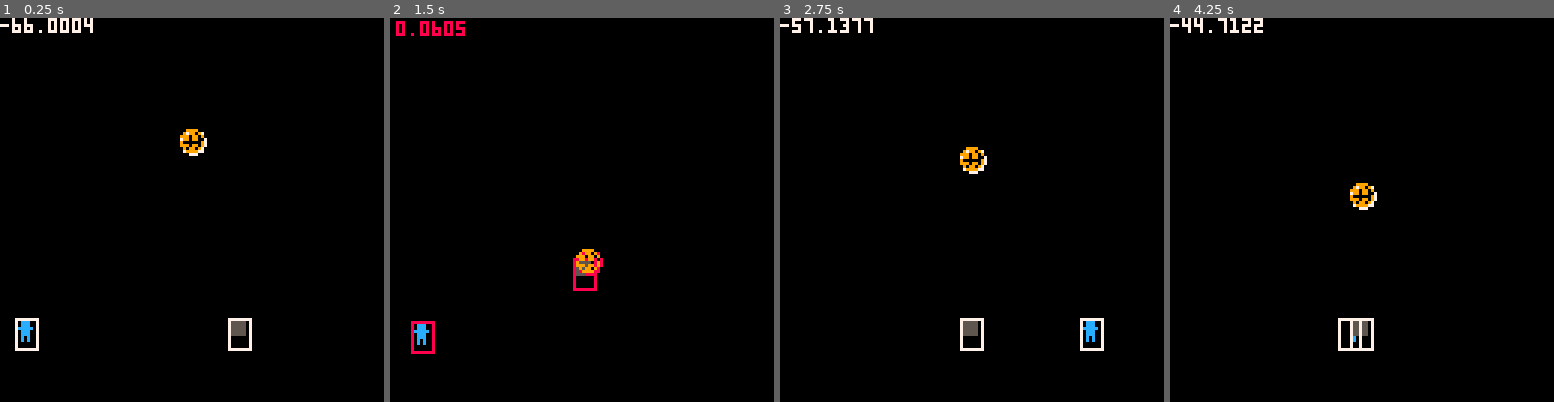
Above: before the commit, frames 1-4 (left to right).
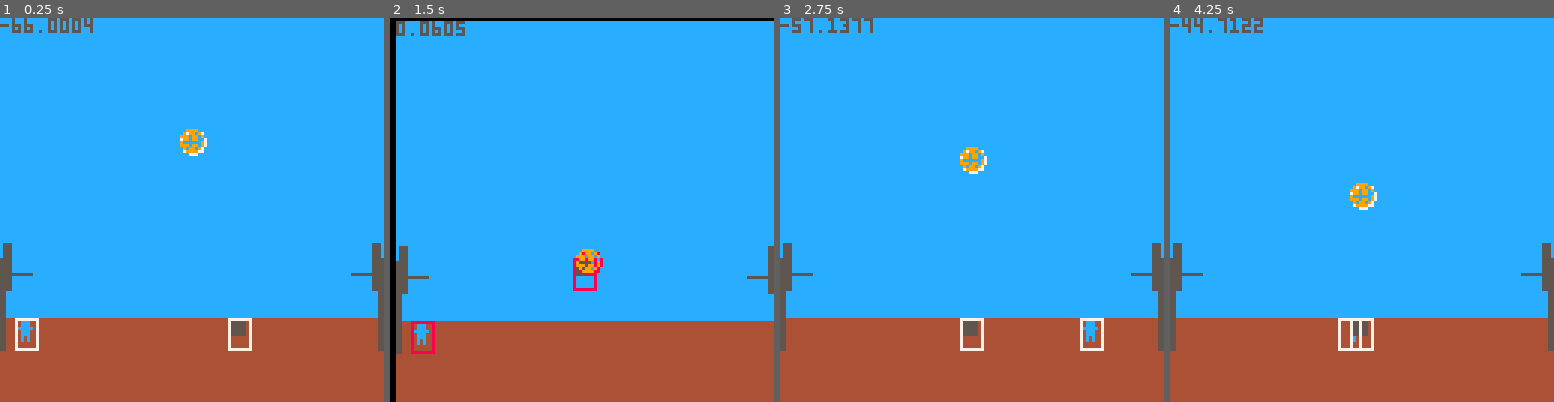
Above: after the commit, the same moments.

Repository: thoughtlesslabs/rejected
Game: PICO-8 cartridge rejected.p8
The game is run twice, just before and just after one commit, with the same random seed, the same clock (stepped at 60 frames per second) and the same inputs.
Inputs:
- Up to frame 1 (0.25 s): no input
- Up to frame 2 (1.5 s): no input
- Up to frame 3 (2.75 s): hold Right 1.6-2.1 s; hold Up 2.15-2.42 s; hold Right from 2.47 s (still down)
- Up to frame 4 (4.25 s): release Right at 3.03 s; hold Left 3.08-3.58 s; hold Down 3.63-3.97 s; hold Right from 4.02 s (still down)

The runs differ from the first frame. In frame 1, 99% of the frame differs, in the area x 0-100%, y 0-100%; in frame 2, 97%; in frame 3, 99%; in frame 4, 99%.

Commit message:
Working on physics

Diff:
--- a/rejected.p8
+++ b/rejected.p8
@@ -35,6 +35,7 @@
 
 function _draw()
 	cls()
+	drawbackground()
 	print(debug)
 	spr(1,player.x,player.y)
 	rectfill(comp[current].x,comp[current].y,comp[current].x+5,comp[current].y+5,5)
@@ -67,6 +68,18 @@
 		player.dy = 0
 		player.j = false
 	end
+end
+
+function drawbackground()
+	rectfill(0,0,128,100,12)
+	rectfill(0,100,128,128,4)
+	rectfill(1,75,3,90,5)
+	line(3,85,10,85,5)
+	rectfill(0,80,1,110,5)
+	rectfill(126,80,127,110,5)
+	rectfill(124,75,126,90,5)
+	rectfill(124,75,126,90,5)
+	line(117,85,124,85,5)
 end
 -->8
 -- computer
@@ -138,9 +151,11 @@
 	-- check if ball hit wall
 	if nexty >=100 then
 		ball.dy = -ball.dy*ball.f
+		shake=0.1
 	end
 	if nextx <=0 or nextx >=100 then
 		ball.dx =  -ball.dx
+		shake=0.1
 	end
 
 	-- move ball within frame
